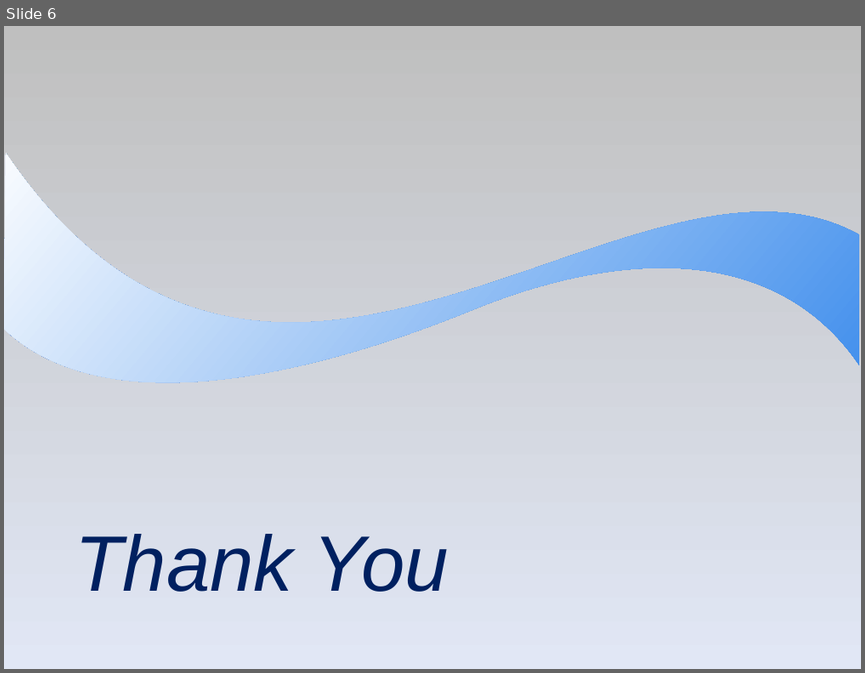
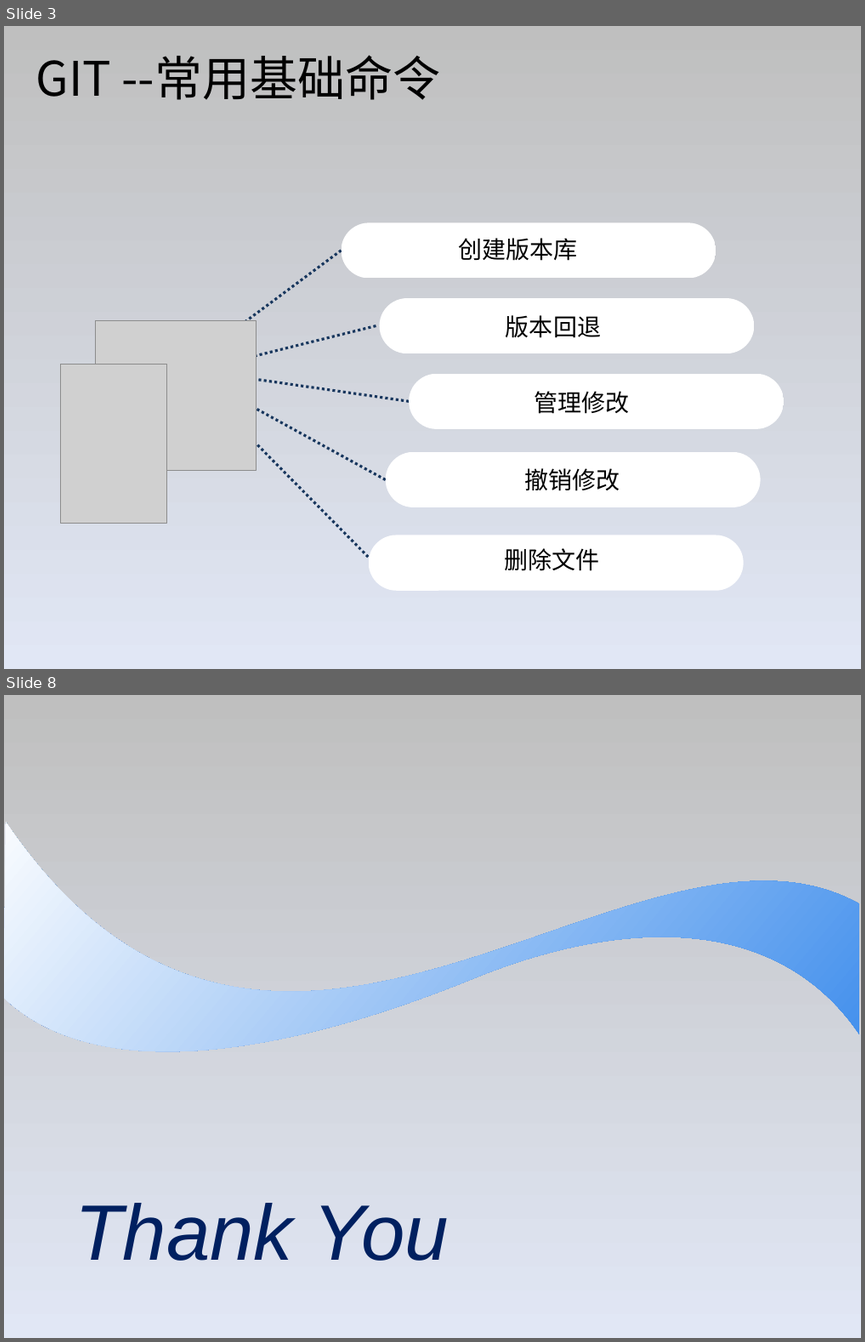
Before and after one commit to wobushixianyu/GitSkillSharing, a slide deck: git_skill_sharing.ppt. Shown one above the other, each under a label of ours: slide 6 before the commit, slides 3 and 8 after it; the slides between them are not shown. The pictures are 865x673 and 865x1342 pixels, drawn with LibreOffice and Linux fonts; fonts in the diff are those of the drawing; grey boxes stand for pictures; background and template pictures are left out. Boxes give left, top, right and bottom in pixels: in the first picture for what was removed or moved away, otherwise in the second. Text is boxed around its words. In the diff, an @@ line names an element or a change of style, - is before the commit and + after.

```diff
--- a/git_skill_sharing.ppt
+++ b/git_skill_sharing.ppt
@@ slide 3 added at <box>4,26,861,669</box>, background #FFFFFF; not listed: 1 template element that a slide beside it also shows @@
@@ title added at <box>36,55,441,100</box>, 40 pt, text #000000 @@
+GIT --常用基础命令
@@ freeform shape added at <box>341,222,716,278</box>, fill #FFFFFF @@
@@ rounded rectangle added at <box>347,228,711,273</box>, fill gradient #3772A3 to #53B5FF @@
@@ line added from (341, 250) to (175, 374), #17365D 2.24 pt dashed @@
@@ rounded rectangle added at <box>367,230,685,250</box>, fill gradient #FFFFFF to #767676 @@
@@ text added at <box>458,238,577,261</box>, 20 pt, text #000000 @@
+创建版本库
@@ freeform shape added at <box>380,298,754,353</box>, fill #FFFFFF @@
@@ rounded rectangle added at <box>381,303,744,348</box>, fill gradient #205867 to #54C8A1 @@
@@ rounded rectangle added at <box>402,305,720,325</box>, fill gradient #FFFFFF to #767676 @@
@@ picture added at <box>96,321,256,471</box> @@
@@ line added from (375, 326) to (182, 374), #17365D 2.24 pt dashed @@
@@ text added at <box>506,315,601,338</box>, 20 pt, text #000000 @@
+版本回退
@@ picture added at <box>61,363,167,523</box> @@
@@ line added from (409, 402) to (175, 367), #17365D 2.24 pt dashed @@
@@ line added from (386, 479) to (182, 367), #17365D 2.24 pt dashed @@
@@ line added from (371, 561) to (182, 367), #17365D 2.24 pt dashed @@
@@ freeform shape added at <box>409,373,783,429</box>, fill #FFFFFF @@
@@ rounded rectangle added at <box>415,380,778,426</box>, fill gradient #2E925E to #5DC771 @@
@@ rounded rectangle added at <box>436,381,754,403</box>, fill gradient #FFFFFF to #767676 @@
@@ text added at <box>534,391,629,414</box>, 20 pt, text #000000 @@
+管理修改
@@ freeform shape added at <box>386,451,760,506</box>, fill #FFFFFF @@
@@ rounded rectangle added at <box>391,458,755,504</box>, fill gradient #4F6128 to #A6CC3C @@
@@ rounded rectangle added at <box>411,460,729,480</box>, fill gradient #FFFFFF to #767676 @@
@@ text added at <box>525,468,620,491</box>, 20 pt, text #000000 @@
+撤销修改
@@ freeform shape added at <box>369,534,744,590</box>, fill #FFFFFF @@
@@ rounded rectangle added at <box>373,539,738,585</box>, fill gradient #E36C09 to #DAAF26 @@
@@ rounded rectangle added at <box>394,541,712,562</box>, fill gradient #FFFFFF to #767676 @@
@@ text added at <box>504,548,599,571</box>, 20 pt, text #000000 @@
+删除文件
@@ what was slide 6 is now slide 8 @@
```
Also in this commit, not shown: 3 slides changed, 3 other slides added, 2 slides removed.
